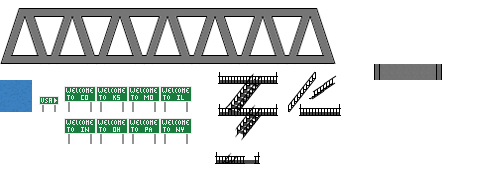
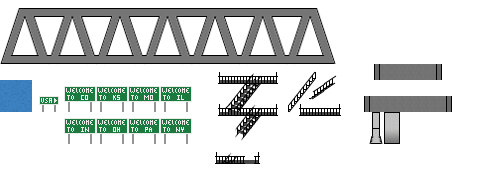
Before/after of a w=480, h=192 layered artwork. What changed in the layer stack:
added layer "Rectangle 3" (40%) in group "CartelRuta" over [385, 129, 399, 143]
added layer "Shape 15" in group "CartelRuta" over [384, 112, 400, 144]
added layer "Layer 22" in group "CartelRuta" over [369, 112, 383, 145]
added layer "Layer 21" in group "CartelRuta" over [364, 96, 452, 112]
